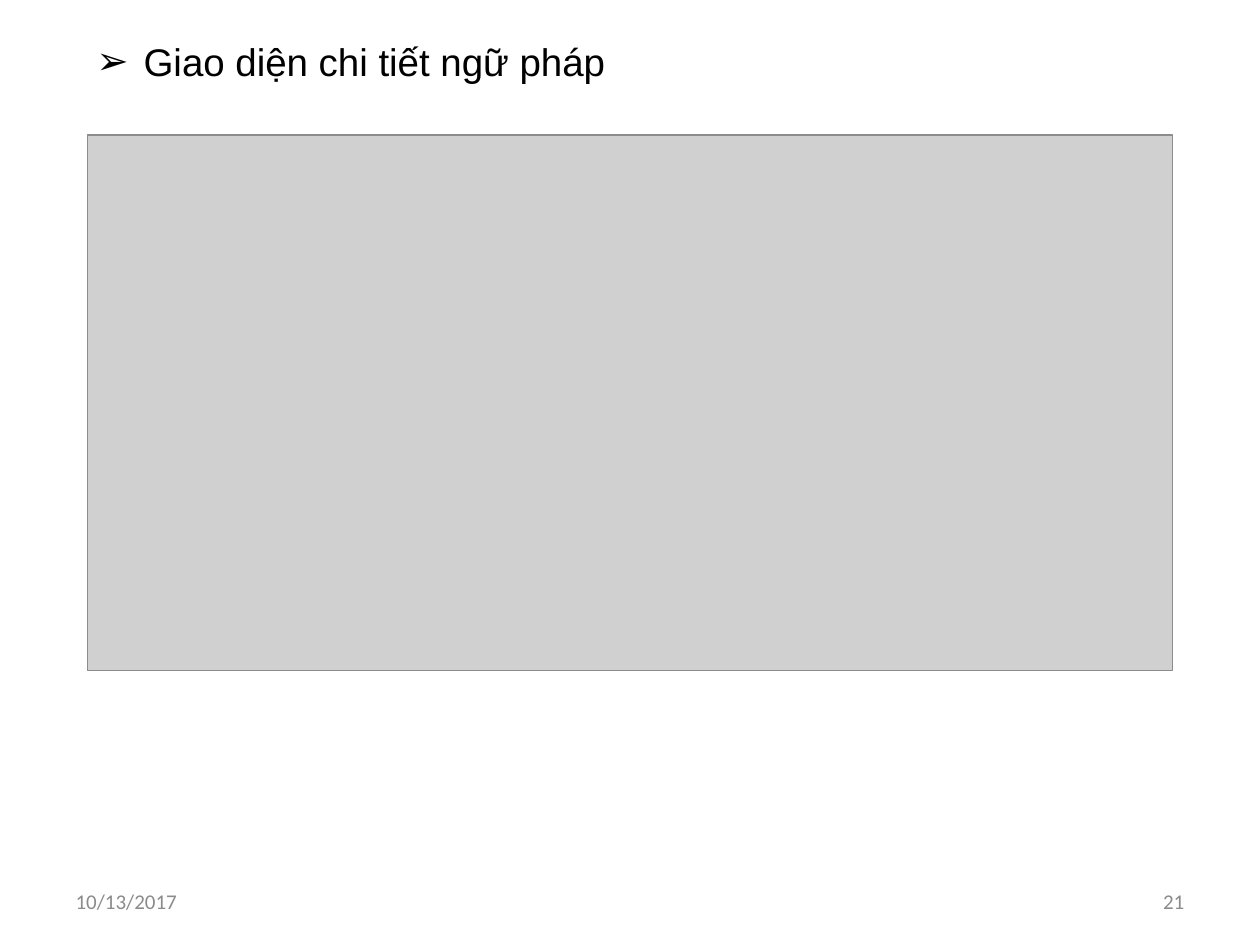
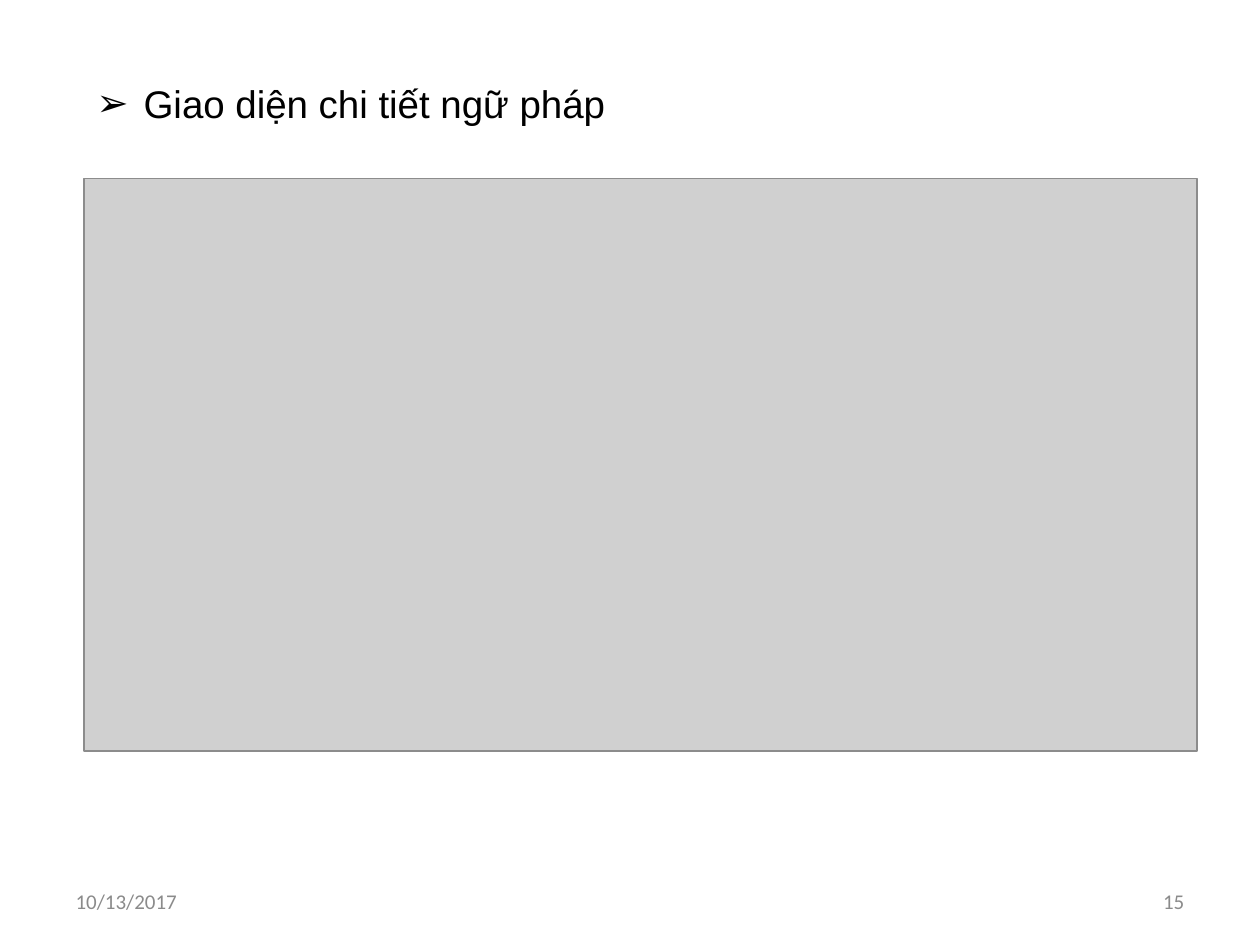
Before and after one commit to khanhvinhit/Do-An, a slide deck: slide 15 of THESIS/DACN_UD_Hoc_KHo_CTK37_BaoCao_D2.pptx (slide 21 before the commit). Drawn at 1260x945 pixels with LibreOffice and Linux fonts; fonts in the diff are those of the drawing; grey boxes stand for pictures. Boxes give left, top, right and bottom in pixels: in the first picture for what was removed or moved away, otherwise in the second. Text is boxed around its words. In the diff, an @@ line names an element or a change of style, - is before the commit and + after.

```diff
--- a/THESIS/DACN_UD_Hoc_KHo_CTK37_BaoCao_D2.pptx
+++ b/THESIS/DACN_UD_Hoc_KHo_CTK37_BaoCao_D2.pptx
@@ text "Giao diện chi tiết ngữ ...": place and size @@
-text "Giao diện chi tiết ngữ ..." at [144,46,605,83]
+text "Giao diện chi tiết ngữ ..." at [144,88,605,125]
@@ picture: place and size @@
-picture at [87,135,1173,670]
+picture at [84,179,1197,751]
@@ page number at [1163,895,1184,909]: text changed @@
-21
+15
```
Also in this commit, not shown: 8 other slides changed, 6 slides added, 15 slides removed, 1 other file.
